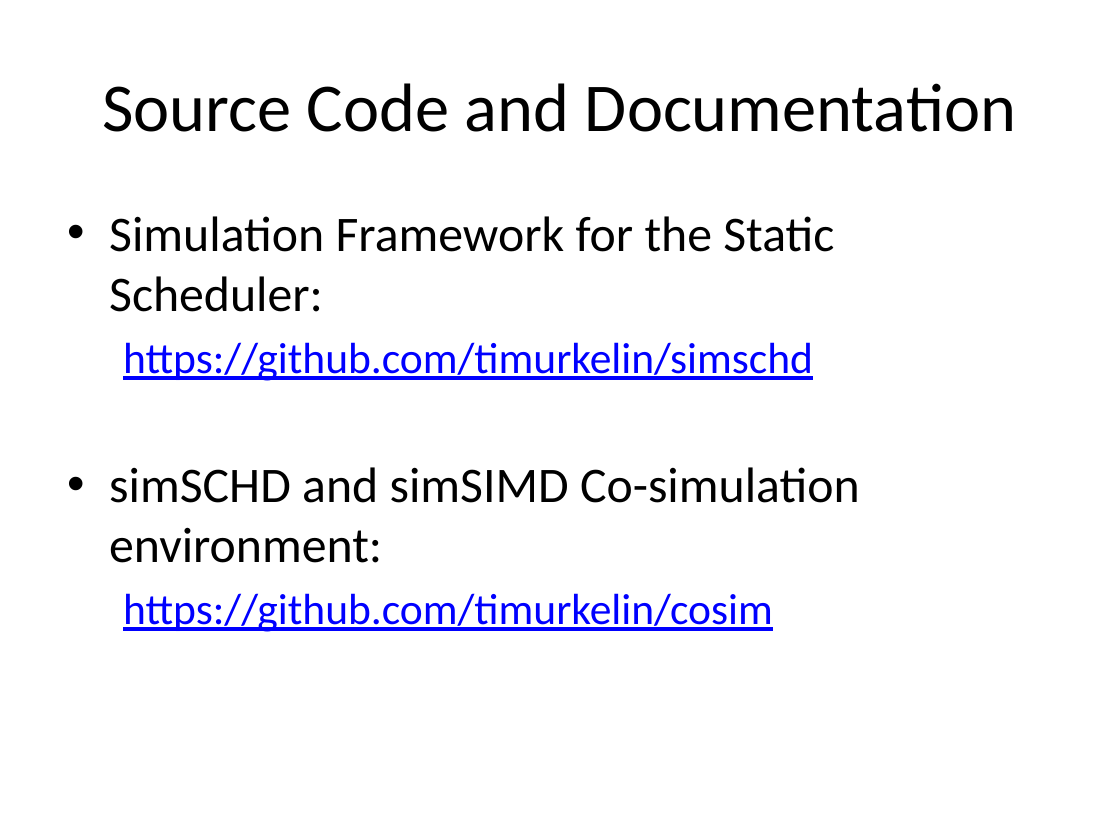
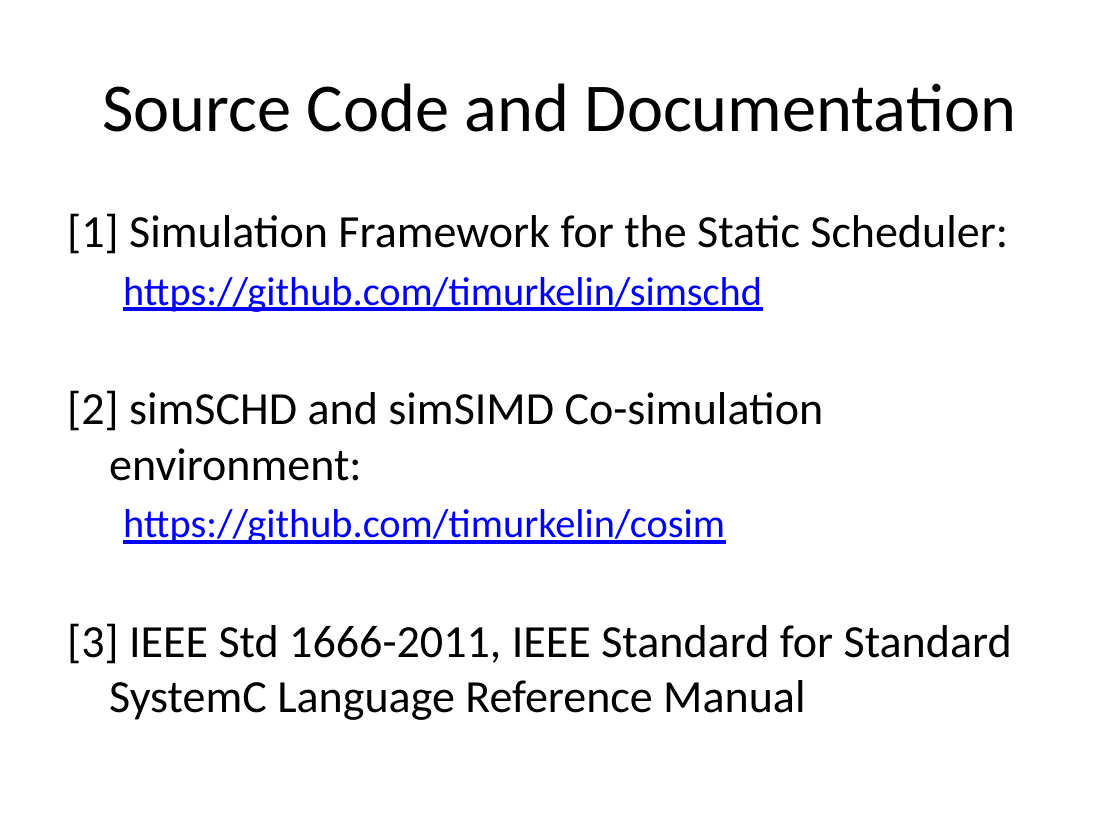
Before and after one commit to timurkelin/simschd, a slide deck: slide 32 of doc/simschd.pptx. Drawn at 1120x840 pixels with LibreOffice and Linux fonts; fonts in the diff are those of the drawing; background and template pictures are left out. Boxes give left, top, right and bottom in pixels: in the first picture for what was removed or moved away, otherwise in the second. Text is boxed around its words. In the diff, an @@ line names an element or a change of style, - is before the commit and + after.

```diff
--- a/doc/simschd.pptx
+++ b/doc/simschd.pptx
@@ text at (x1=67, y1=213, x2=1008, y2=254): text changed; size 32 to 29.6 pt @@
-• Simulation Framework for the Static Scheduler:
+[1] Simulation Framework for the Static Scheduler:
@@ text at (x1=123, y1=277, x2=762, y2=544): size 28 to 25.9 pt in "https://github.com/timurkelin/simschd", "https://github.com/timurkelin/cosim" @@
@@ text at (x1=67, y1=390, x2=824, y2=481): text changed; size 32 to 29.6 pt @@
-• simSCHD and simSIMD Co-simulation environment:
+[2] simSCHD and simSIMD Co-simulation environment:
@@ text at (x1=67, y1=623, x2=1012, y2=720): paragraph added @@
+[3] IEEE Std 1666-2011, IEEE Standard for Standard SystemC Language Reference Manual
```
Also in this commit, not shown: 3 other slides changed, 24 other files.
